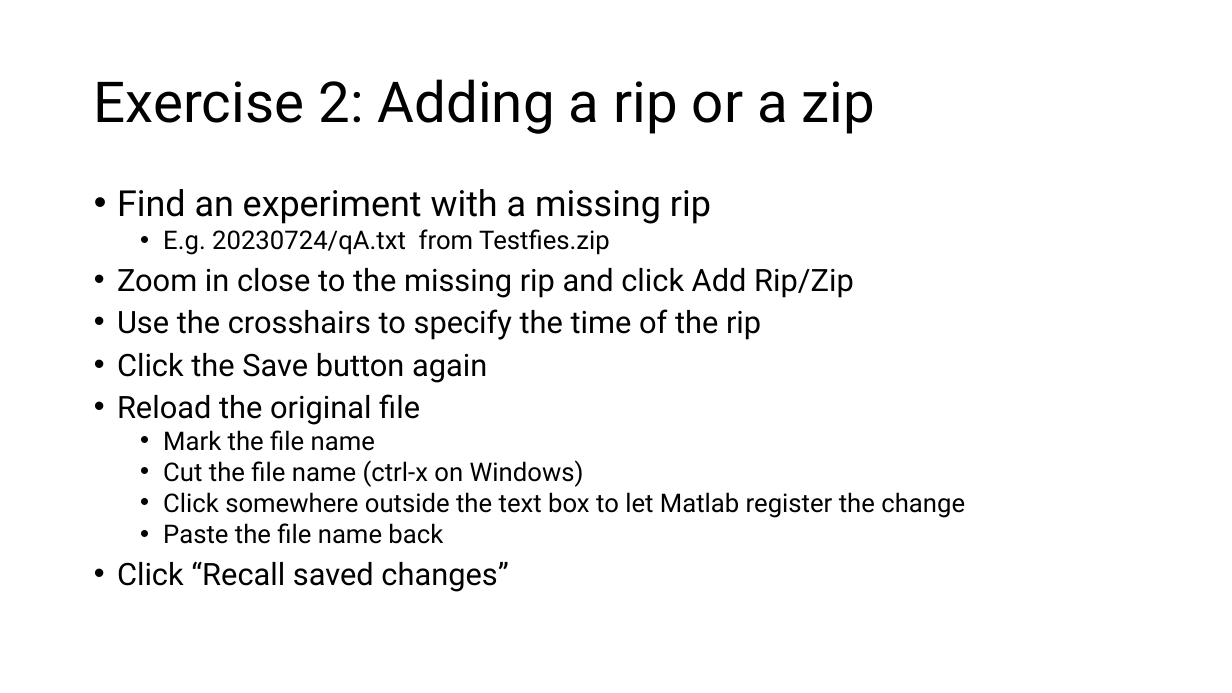
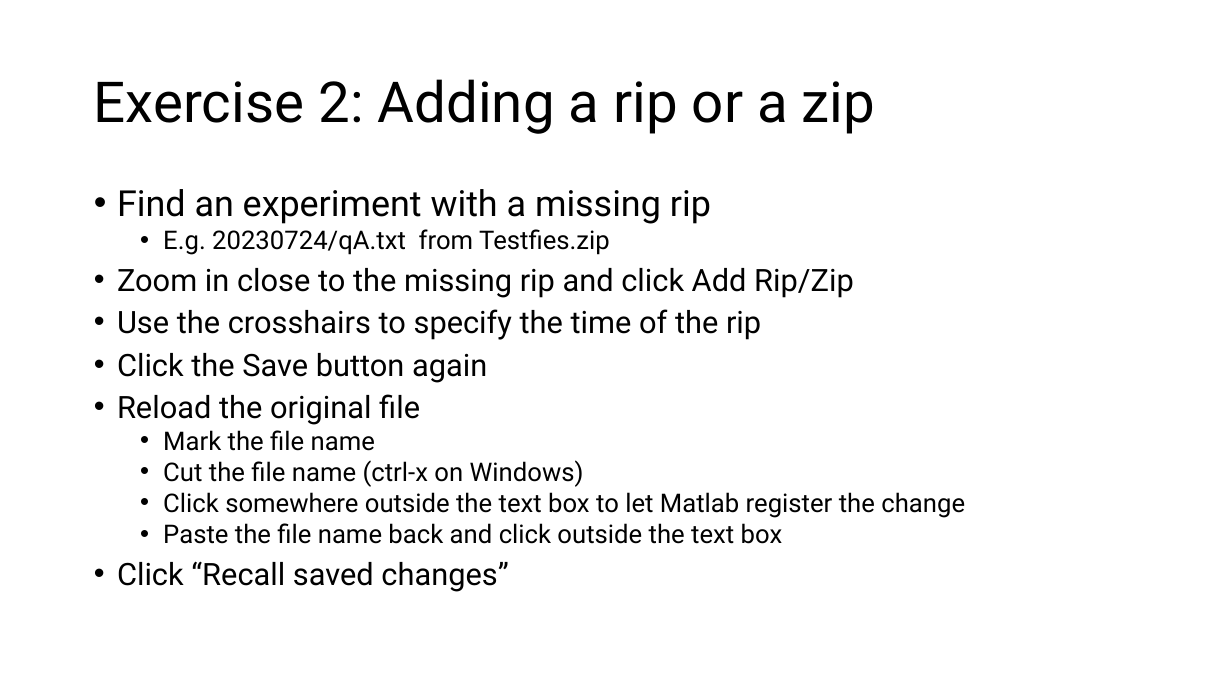
Before and after one commit to are-mj/OpticalTweezers, a slide deck: slide 15 of Summer school 2024/Exercises.pptx (slide 14 before the commit). Drawn at 1232x693 pixels with LibreOffice and Linux fonts; fonts in the diff are those of the drawing. Boxes give left, top, right and bottom in pixels: in the first picture for what was removed or moved away, otherwise in the second. Text is boxed around its words. In the diff, an @@ line names an element or a change of style, - is before the commit and + after.

```diff
--- a/Summer school 2024/Exercises.pptx
+++ b/Summer school 2024/Exercises.pptx
@@ text at box(163, 523, 783, 544): text changed @@
-  • Paste the file name back
+  • Paste the file name back and click outside the text box
```
Also in this commit, not shown: 8 other slides changed, 2 slides added, 1 slide removed, 2 other files.
